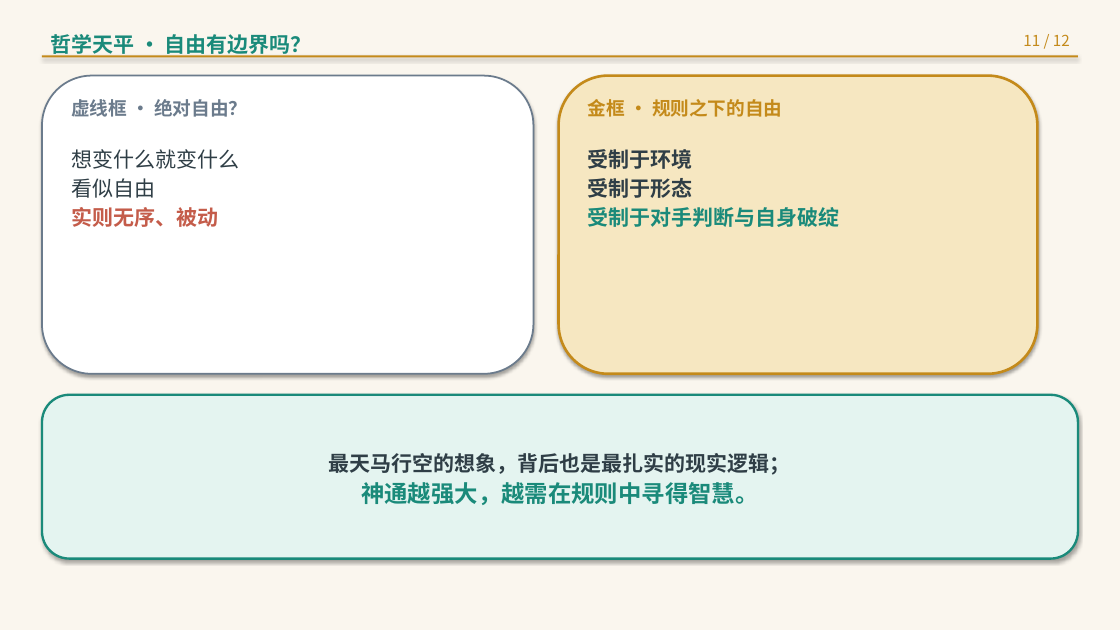
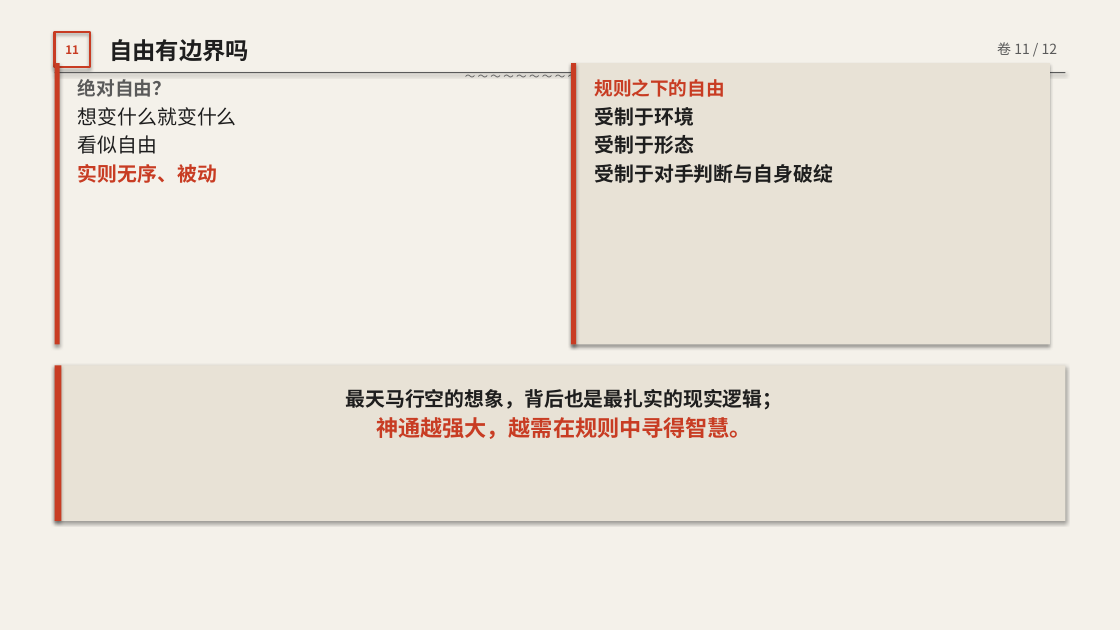
Before and after one commit to decemberlin54-del/declin, a slide deck: slide 11 of imagination-museum-lesson1-2.pptx. Drawn at 1120x630 pixels with LibreOffice and Linux fonts; fonts in the diff are those of the drawing. Boxes give left, top, right and bottom in pixels: in the first picture for what was removed or moved away, otherwise in the second. Text is boxed around its words. In the diff, an @@ line names an element or a change of style, - is before the commit and + after.

```diff
--- a/imagination-museum-lesson1-2.pptx
+++ b/imagination-museum-lesson1-2.pptx
@@ rectangle at box(0, 0, 1120, 630): fill #FAF6EE to #F4F1EA @@
@@ text "11" at box(65, 45, 79, 54): vertical alignment top to middle @@
@@ rectangle added at box(55, 32, 90, 67), outline #C83C23 2 pt @@
@@ text at box(65, 45, 79, 54): text changed; size 13 to 10 pt; text colour #C48A1A to #C83C23; bold on @@
-11 / 12
+11
@@ text at box(109, 39, 249, 61): text changed; size 18 to 20 pt; text colour #1A8A7A to #1E1E1E @@
-哲学天平 · 自由有边界吗？
+自由有边界吗
@@ text added at box(997, 42, 1058, 55), 12 pt, text #5A5A5A @@
+卷 11 / 12
@@ rounded rectangle removed at box(42, 76, 534, 374) @@
@@ rectangle: place and size @@
-rectangle at box(42, 55, 1078, 58)
+rectangle at box(55, 72, 1065, 73)
@@ rectangle at box(55, 72, 1065, 73): fill #C48A1A to #5A5A5A @@
@@ text added at box(55, 66, 1065, 87), 9 pt, text #5A5A5A @@
+～ ～ ～ ～ ～ ～ ～ ～ ～ ～ ～ ～ ～ ～ ～
@@ rectangle added at box(55, 63, 60, 344), fill #C83C23 @@
@@ text "绝对自由？": place and size @@
-text "绝对自由？" at box(71, 149, 239, 227)
+text "绝对自由？" at box(78, 79, 237, 183)
@@ text at box(78, 79, 171, 97): paragraph added @@
+绝对自由？
@@ rounded rectangle removed at box(559, 76, 1038, 374) @@
@@ rectangle added at box(571, 63, 1050, 344), fill #E8E2D6 @@
@@ rectangle added at box(571, 63, 576, 344), fill #C83C23 @@
@@ text "规则之下的自由": place and size @@
-text "规则之下的自由" at box(588, 149, 840, 227)
+text "规则之下的自由" at box(595, 79, 833, 183)
@@ text at box(595, 79, 725, 97): paragraph added @@
+规则之下的自由
@@ text removed at box(71, 99, 247, 117) @@
-虚线框 · 绝对自由？
@@ text at box(78, 107, 237, 183): size 18 to 17 pt in "想变什么就变什么", "看似自由", "实则无序、被动"; text colour #2F3E46 to #1E1E1E in "想变什么就变什么", "看似自由"; text colour #C45C4A to #C83C23 in "实则无序、被动"; more space between paragraphs @@
@@ text removed at box(588, 99, 782, 117) @@
-金框 · 规则之下的自由
@@ text at box(595, 107, 833, 183): size 18 to 17 pt in "受制于环境", "受制于形态", "受制于对手判断与自身破绽"; text colour #2F3E46 to #1E1E1E in "受制于环境", "受制于形态"; text colour #1A8A7A to #1E1E1E in "受制于对手判断与自身破绽"; more space between paragraphs @@
@@ rectangle added at box(55, 365, 1065, 521), fill #E8E2D6 @@
@@ rectangle added at box(55, 365, 61, 521), fill #C83C23 @@
@@ text "最天马行空的想象，背后也是最扎实的现实逻辑；": place and size @@
-text "最天马行空的想象，背后也是最扎实的现实逻辑；" at box(329, 453, 791, 505)
+text "最天马行空的想象，背后也是最扎实的现实逻辑；" at box(345, 389, 782, 439)
@@ text "最天马行空的想象，背后也是最扎实的现实逻辑；" at box(345, 389, 782, 439): size 18 to 17 pt, text colour #2F3E46 to #1E1E1E in "最天马行空的想象，背后也是最扎实的现实逻辑；"; size 20 to 19 pt, text colour #1A8A7A to #C83C23 in "神通越强大，越需在规则中寻得智慧。"; more space between paragraphs; vertical alignment middle to top @@
@@ rounded rectangle removed at box(42, 395, 1078, 559) @@
```
Also in this commit, not shown: 11 other slides changed, 2 other files.
